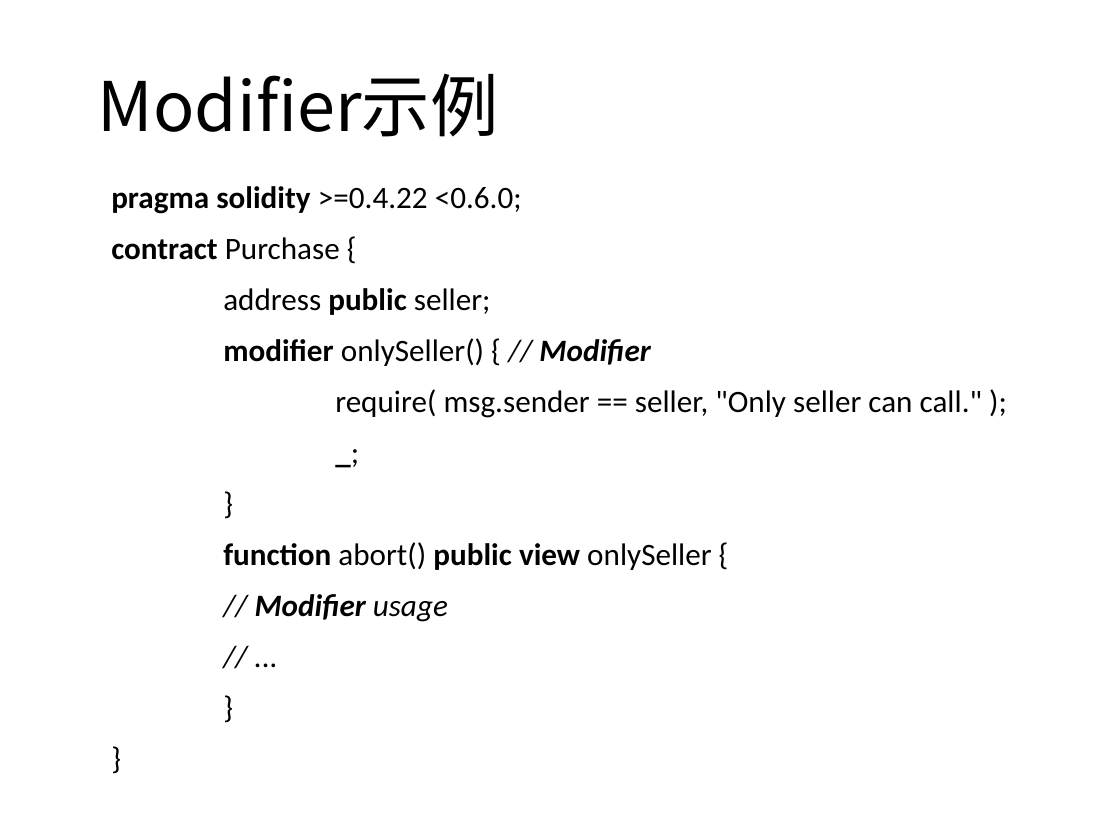
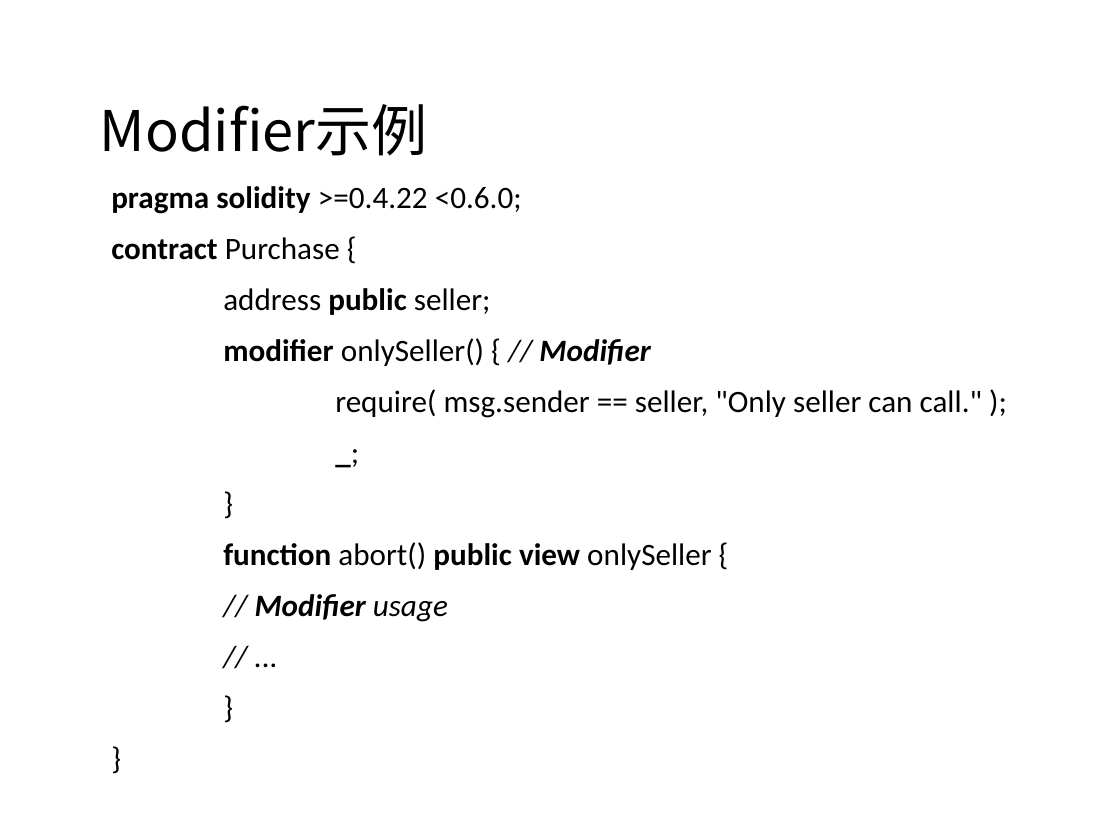
Before and after one commit to confucianzuoyuan/blockchain-tutorial, a slide deck: slide 29 of 以太坊教程/课件/5_2_solidity深入讲解.pptx. Drawn at 1120x840 pixels with LibreOffice and Linux fonts; fonts in the diff are those of the drawing; background and template pictures are left out. Boxes give left, top, right and bottom in pixels: in the first picture for what was removed or moved away, otherwise in the second. Text is boxed around its words. In the diff, an @@ line names an element or a change of style, - is before the commit and + after.

```diff
--- a/以太坊教程/课件/5_2_solidity深入讲解.pptx
+++ b/以太坊教程/课件/5_2_solidity深入讲解.pptx
@@ title "Modifier示例": place and size @@
-title "Modifier示例" at (98,73,499,137)
+title "Modifier示例" at (100,104,428,156)
@@ title "Modifier示例" at (100,104,428,156): size 44 to 36 pt @@
```
Also in this commit, not shown: 33 other slides changed, 34 other files.
